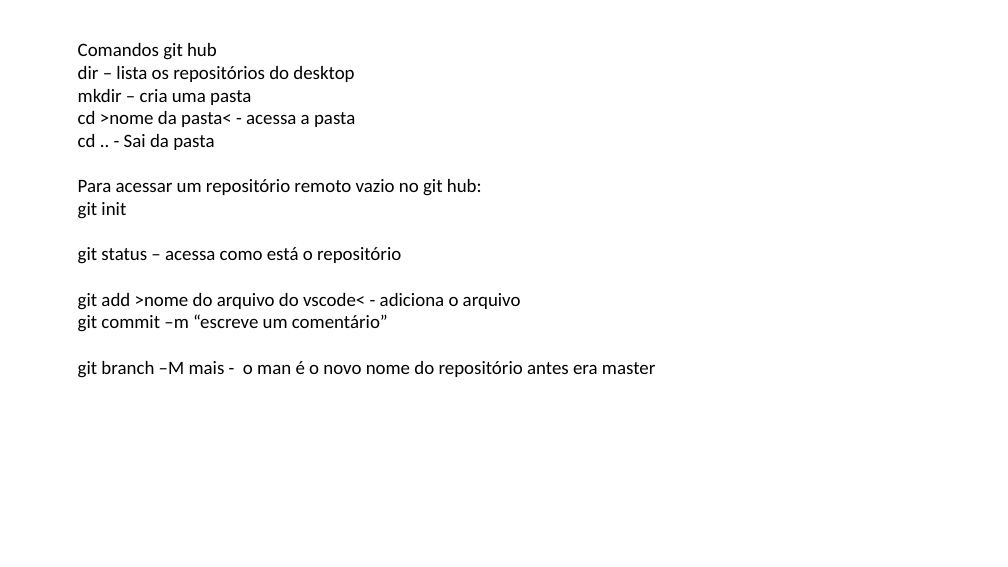
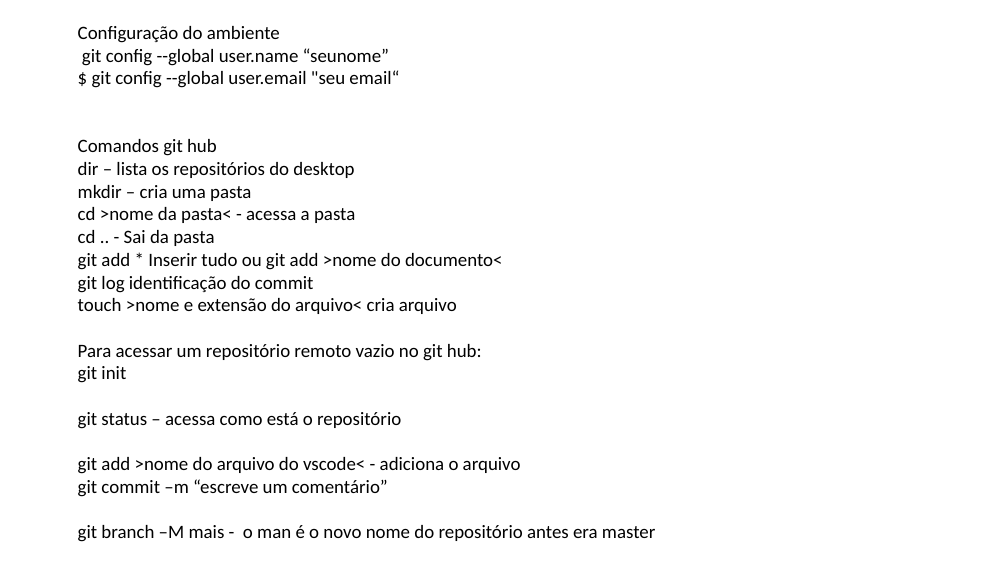
Before and after one commit to EryckNoronha/ProjetoGit, a slide deck: slide 1 of comandos github.pptx. Drawn at 1008x567 pixels with LibreOffice and Linux fonts; fonts in the diff are those of the drawing. Boxes give left, top, right and bottom in pixels: in the first picture for what was removed or moved away, otherwise in the second. Text is boxed around its words. In the diff, an @@ line names an element or a change of style, - is before the commit and + after.

```diff
--- a/comandos github.pptx
+++ b/comandos github.pptx
@@ text "Configuração do ambiente": place and size @@
-text "Configuração do ambiente" at [78,43,655,378]
+text "Configuração do ambiente" at [78,26,655,542]
@@ text at [78,26,399,88]: paragraphs added @@
+Configuração do ambiente
+git config --global user.name “seunome”
+$ git config --global user.email "seu email“
@@ text at [78,253,503,314]: paragraphs added @@
+git add * Inserir tudo ou git add >nome do documento<
+git log identificação do commit
+touch >nome e extensão do arquivo< cria arquivo
```
Also in this commit, not shown: 1 other file.
